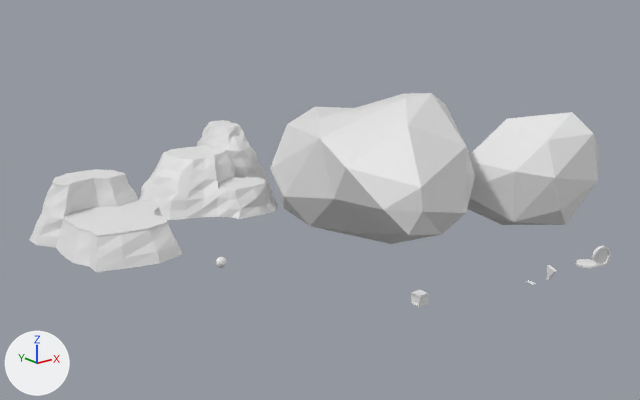
One commit to the Blender file Assets/Roll-a-Ball-Assets.blend: the scene before it, then after it.
The view is the same before and after, from a camera (50 mm lens) standing at (-67.1, -61.5, 30.1) and looking at (-12.3, 6.9, 2.8). Every picture has the same lights, and +X, +Y and +Z are marked at lower left. The same objects are shown in both versions, whatever each file hides. Materials are left out; every surface is plain grey.

Objects in the first picture: 'Ball', 'Cloud_Large', 'Cloud_Medium', 'Crate', 'Grass_Cliff_A', 'Grass_Cliff_B'.
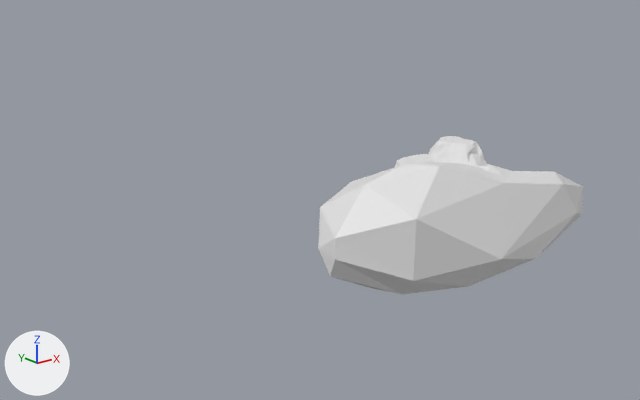
Where the newer file only moved an object's origin or applied its transform, the numbers keep the older frame.

Changed parts and their boxes [x1, y1, x2, y2] in the pictures (640 x 400 px):
'Cloud_Large', mesh turned
    before: [270, 93, 475, 244]
    after: [318, 162, 583, 294]
'Cloud_Medium', reshaped
    before: [467, 112, 599, 225]
    after: [480, 165, 503, 176]
'Grass_Cliff_A', moved
    before: [29, 169, 183, 272]
    after: [394, 154, 433, 168]
'Grass_Cliff_B', moved
    before: [139, 120, 278, 220]
    after: [426, 136, 488, 166]
'Crate', moved (not visible afterwards)
    before: [411, 290, 428, 307]
'Button', moved, rescaled (not visible afterwards)
    before: [576, 259, 597, 267]
'Ball', moved (not visible afterwards)
    before: [216, 257, 227, 268]
'Button_Pad', moved, rescaled (not visible afterwards)
    before: [575, 262, 598, 268]

The change, as a list of edits to the scene's bpy script:
```text
Change me_icosphere_030:
    where me_icosphere_030.from_pydata(...)  # 47 vertices, 90 faces; spans x -18.0..17.4, y -9.9..10.3, z -7.1..8.0
    used by ob_cloud_large; location = (-8.39, 3.41, 7.16); rotation_euler = (0.0, 0.0, 0.95), in degrees (0, 0, 54)
    me_icosphere_030 part 1: the whole mesh is turned -54.5 degrees about the z axis through its middle and scaled by 0.989, then moved by (2.4, -8.6, -7.2)
Change me_icosphere_029:
    used by ob_cloud_medium; location = (5.15, -5.81, 5.54); rotation_euler = (0.0, 0.0, -0.166), in degrees (0, 0, -9.5)
    remove me_icosphere_029.from_pydata(...)  # 28 vertices, 52 faces; spans x -7.9..7.3, y -7.1..8.1, z -5.8..6.9
    add me_icosphere_029.from_pydata(...)  # 28 vertices, 52 faces; spans x -14.0..0.7, y -2.5..13.1, z -11.0..1.0
    me_icosphere_029 part 2: 28 of 28 vertices moved; they spanned x -7.9..7.3, y -7.1..8.1, z -5.8..6.9 and now span x -14.0..0.7, y -2.5..13.1, z -11.0..1.0; mean shift (-6.0, 4.9, -5.5); largest move (5.6, 5.9, 1.1) -> (-1.5, 11.6, -4.5)
Change ob_grass_cliff_a:
    ob_grass_cliff_a.location: (-31.91, 14.88, 0.52) -> (0.0, 0.0, 0.0)
Change ob_grass_cliff_b:
    ob_grass_cliff_b.location: (-15.08, 22.23, -0.13) -> (0.0, 0.0, 0.0)
Change ob_crate:
    ob_crate.location: (-17.54, -13.0, 0.0) -> (0.0, 0.0, 0.0)
Change ob_ball:
    ob_ball.location: (-28.72, 0.0, 2.05) -> (0.0, 0.0, 0.0)
Change ob_button_pad:
    ob_button_pad.scale: (1.0, 1.0, 0.908) -> (1.0, 1.0, 1.0)
    ob_button_pad.location: (0.0, -17.07, 0.0) -> (0.0, 0.0, 0.0)
```
